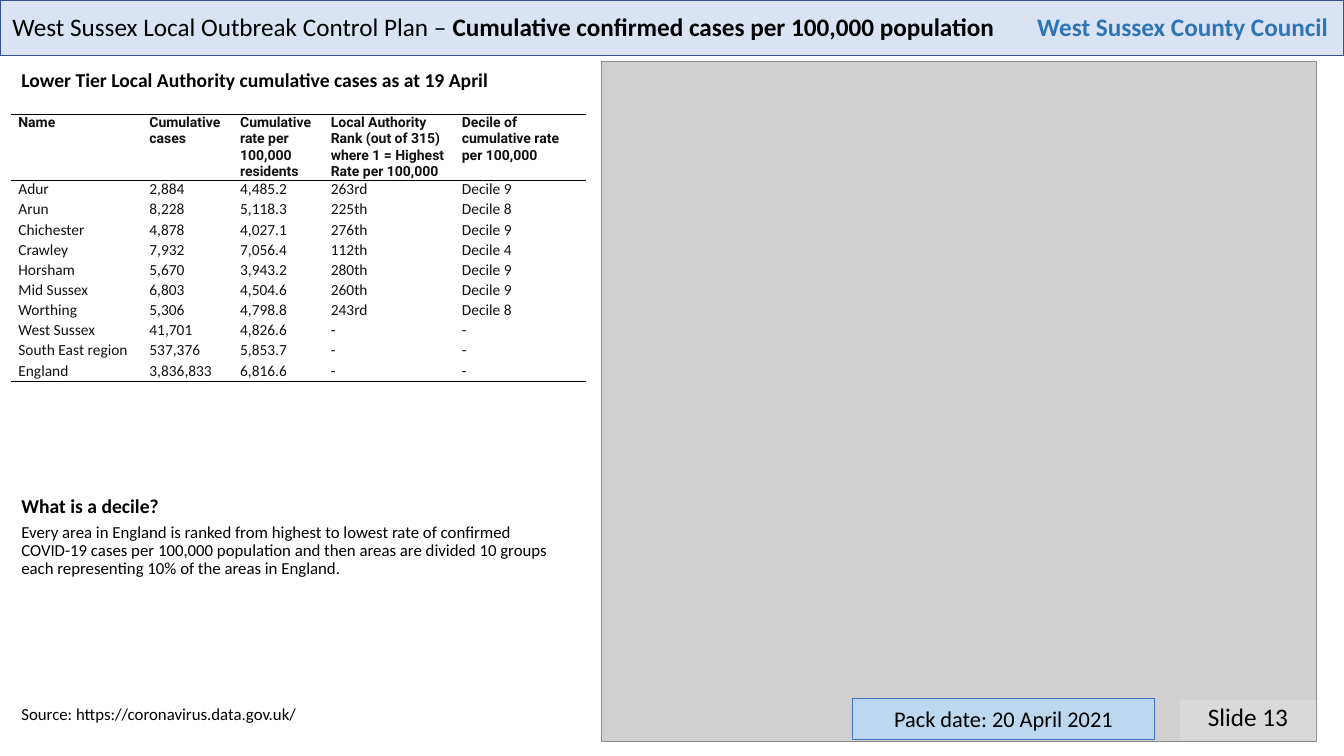
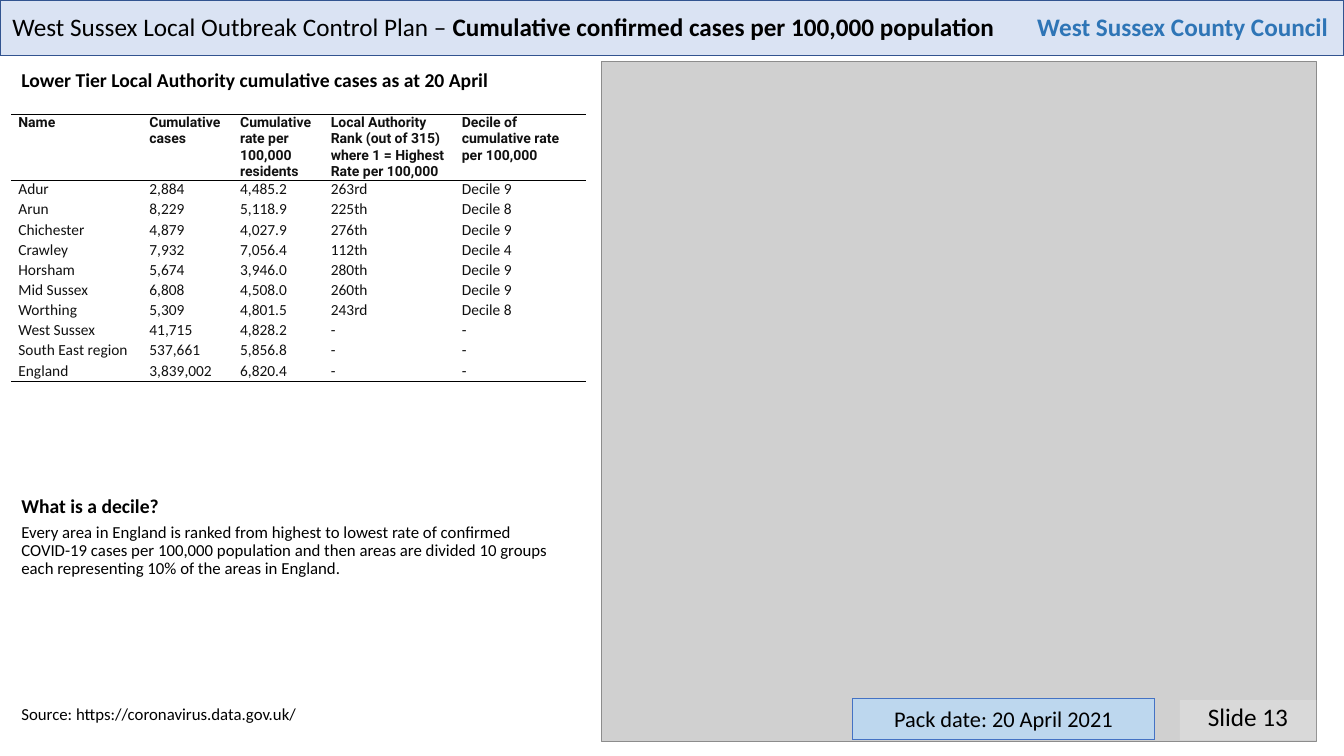
Before and after one commit to psychty/wsx_covid_datapack_public, a slide deck: slide 13 of Latest_West_Sussex_C19_slide_deck.pptx. Drawn at 1344x756 pixels with LibreOffice and Linux fonts; fonts in the diff are those of the drawing; grey boxes stand for pictures. Boxes give left, top, right and bottom in pixels: in the first picture for what was removed or moved away, otherwise in the second. Text is boxed around its words. In the diff, an @@ line names an element or a change of style, - is before the commit and + after.

Commit message:
April 20 update

```diff
--- a/Latest_West_Sussex_C19_slide_deck.pptx
+++ b/Latest_West_Sussex_C19_slide_deck.pptx
@@ text at [21, 73, 488, 90]: text changed @@
-Lower Tier Local Authority cumulative cases as at 19 April
+Lower Tier Local Authority cumulative cases as at 20 April
@@ table at [11, 115, 586, 394] @@
-row 3, column 2: 8,228
+row 3, column 2: 8,229
-row 3, column 3: 5,118.3
+row 3, column 3: 5,118.9
-row 4, column 2: 4,878
+row 4, column 2: 4,879
-row 4, column 3: 4,027.1
+row 4, column 3: 4,027.9
-row 6, column 2: 5,670
+row 6, column 2: 5,674
-row 6, column 3: 3,943.2
+row 6, column 3: 3,946.0
-row 7, column 2: 6,803
+row 7, column 2: 6,808
-row 7, column 3: 4,504.6
+row 7, column 3: 4,508.0
-row 8, column 2: 5,306
+row 8, column 2: 5,309
-row 8, column 3: 4,798.8
+row 8, column 3: 4,801.5
-row 9, column 2: 41,701
+row 9, column 2: 41,715
-row 9, column 3: 4,826.6
+row 9, column 3: 4,828.2
-row 10, column 2: 537,376
+row 10, column 2: 537,661
-row 10, column 3: 5,853.7
+row 10, column 3: 5,856.8
-row 11, column 2: 3,836,833
+row 11, column 2: 3,839,002
-row 11, column 3: 6,816.6
+row 11, column 3: 6,820.4
```
Also in this commit, not shown: 3 other slides changed, 50 other files.
